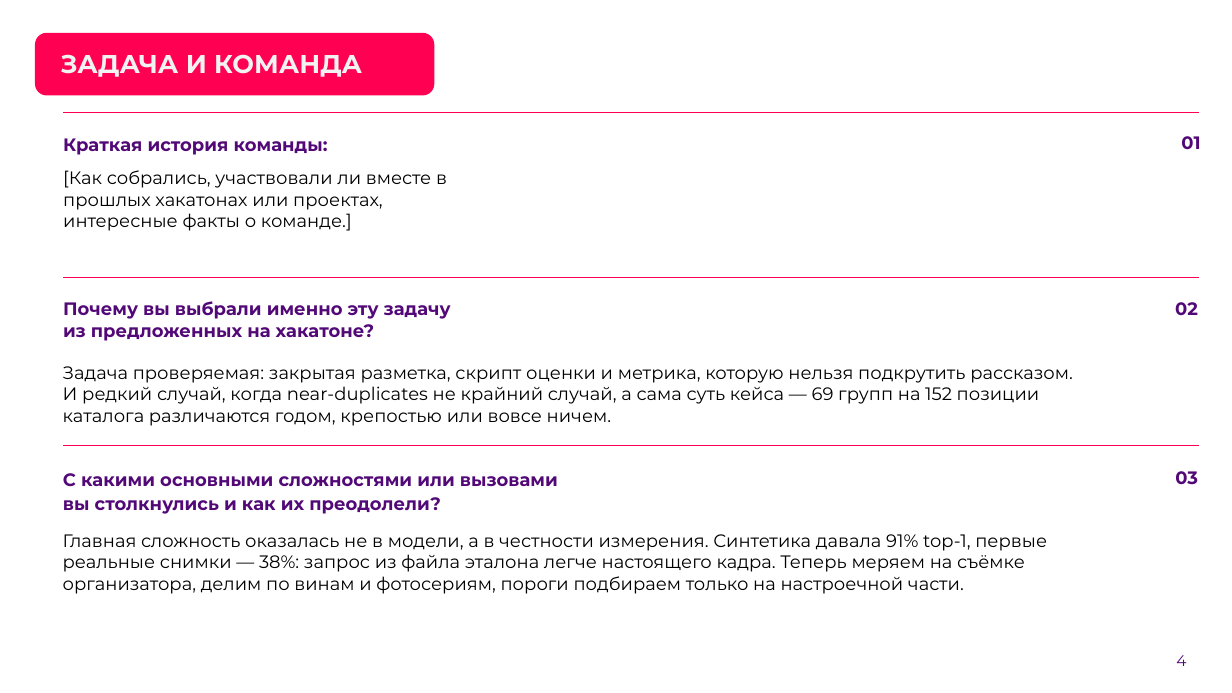
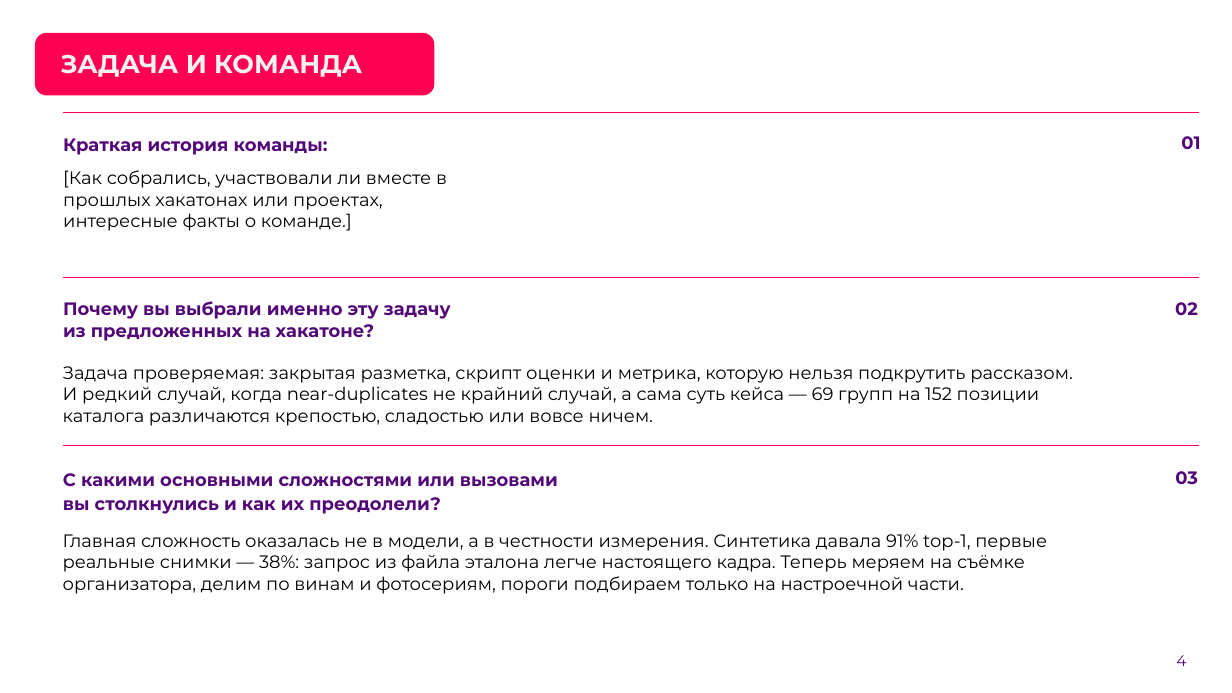
Before and after one commit to AlexGvr/rus_vines, a slide deck: slide 4 of ЛЦТ2026 Сканер российских вин.pptx. Drawn at 1232x693 pixels with LibreOffice and Linux fonts; fonts in the diff are those of the drawing; background and template pictures are left out. Boxes give left, top, right and bottom in pixels: in the first picture for what was removed or moved away, otherwise in the second. Text is boxed around its words. In the diff, an @@ line names an element or a change of style, - is before the commit and + after.

```diff
--- a/ЛЦТ2026 Сканер российских вин.pptx
+++ b/ЛЦТ2026 Сканер российских вин.pptx
@@ text at box(63, 366, 1073, 426): text changed @@
-Задача проверяемая: закрытая разметка, скрипт оценки и метрика, которую нельзя подкрутить рассказом. И редкий случай, когда near-duplicates не крайний случай, а сама суть кейса — 69 групп на 152 позиции каталога различаются годом, крепостью или вовсе ничем.
+Задача проверяемая: закрытая разметка, скрипт оценки и метрика, которую нельзя подкрутить рассказом. И редкий случай, когда near-duplicates не крайний случай, а сама суть кейса — 69 групп на 152 позиции каталога различаются крепостью, сладостью или вовсе ничем.
```
Also in this commit, not shown: 8 other slides changed, 2 other files.
